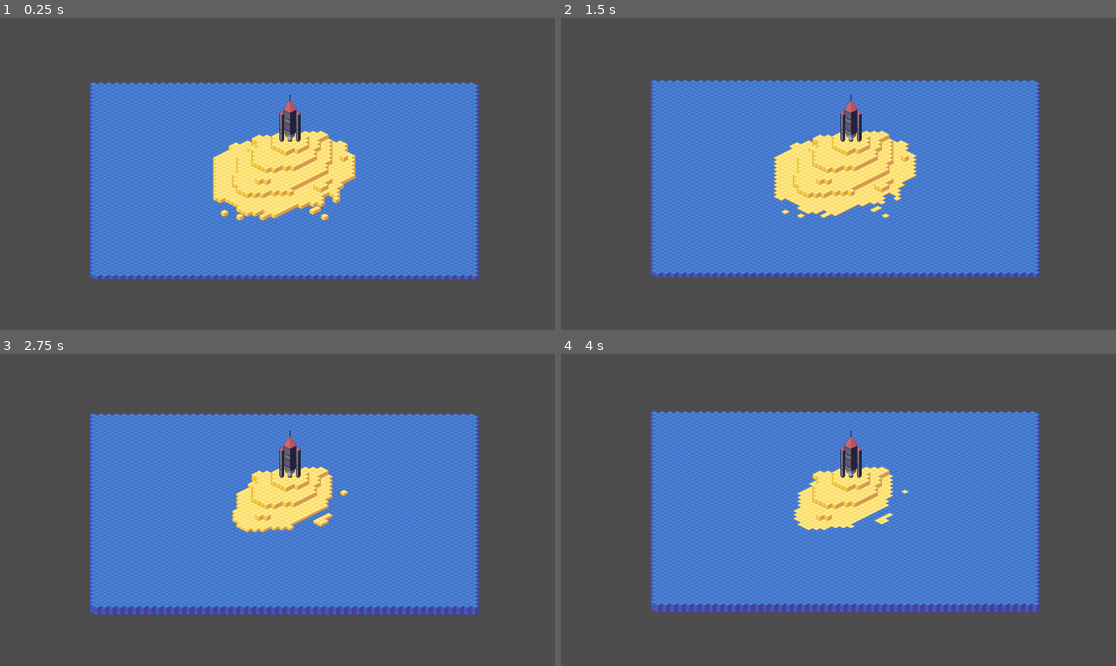
Above: before the commit, frames 1-4 (two rows, left to right).
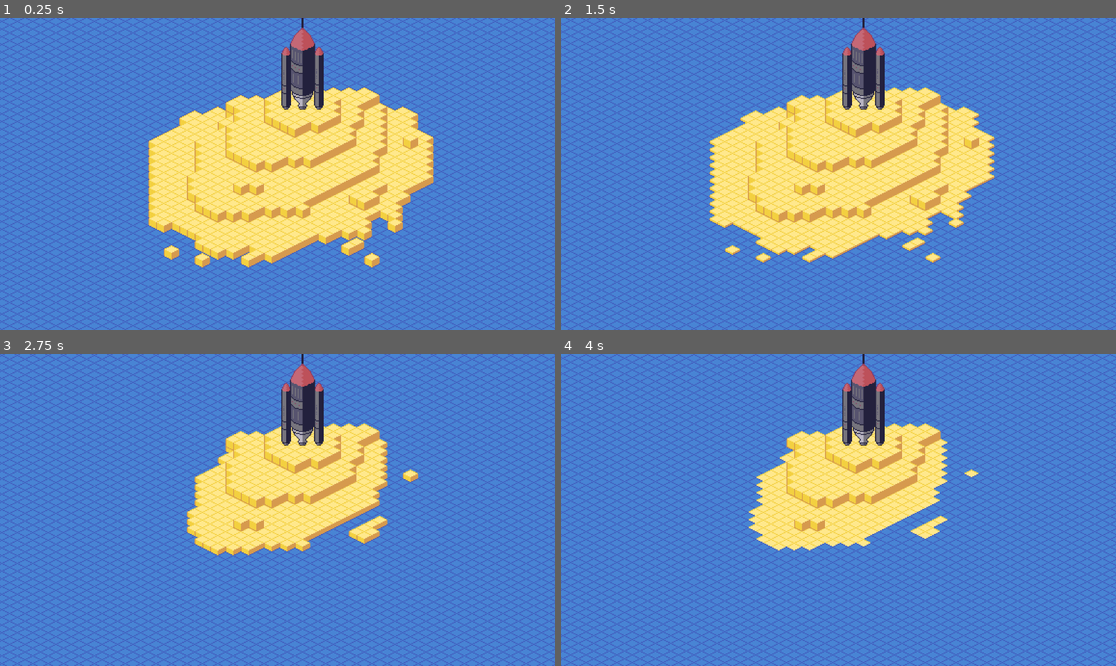
Above: after the commit, the same moments.

Repository: paul-maxime/rocket-of-sand
Game: Godot game, scene res://scenes/Island.tscn
The game is run twice, just before and just after one commit, with the same random seed, the same clock (stepped at 60 frames per second) and the same inputs.
Inputs (mouse positions are in pixels of both pictures, inside the frame that each line leads up to):
- Up to frame 1 (0.25 s): no input
- Up to frame 2 (1.5 s): move the mouse to (960, 158) at 0.52 s; click (960, 158) at 0.67 s; move the mouse to (727, 189) at 1.27 s; click (727, 189) at 1.42 s
- Up to frame 3 (2.75 s): move the mouse to (333, 441) at 2.02 s; click (333, 441) at 2.17 s
- Up to frame 4 (4 s): move the mouse to (810, 572) at 2.77 s; click (810, 572) at 2.92 s; move the mouse to (1005, 556) at 3.52 s; click (1005, 556) at 3.67 s

The runs differ from the first frame. In frame 1, 82% of the frame differs, in the area x 0-100%, y 0-100%; in frame 2, 82%; in frame 3, 74%; in frame 4, 75%.

Commit message:
Water level update is now a shader

Diff:
--- /dev/null
+++ b/materials/water.tres
@@ -0,0 +1,61 @@
+[gd_resource type="VisualShader" load_steps=5 format=3 uid="uid://dhfq56v0cy420"]
+
+[sub_resource type="VisualShaderNodeIntParameter" id="VisualShaderNodeIntParameter_sfuvb"]
+parameter_name = "Offset"
+default_value_enabled = true
+
+[sub_resource type="VisualShaderNodeInput" id="VisualShaderNodeInput_qauag"]
+input_name = "vertex"
+
+[sub_resource type="VisualShaderNodeVectorOp" id="VisualShaderNodeVectorOp_e3c4g"]
+default_input_values = [0, Vector2(0, 0), 1, Vector2(0, 0)]
+op_type = 0
+
+[sub_resource type="VisualShaderNodeVectorCompose" id="VisualShaderNodeVectorCompose_r8eva"]
+op_type = 0
+
+[resource]
+code = "shader_type canvas_item;
+render_mode blend_mix;
+
+uniform int Offset = 0;
+
+
+
+void vertex() {
+// Input:3
+	vec2 n_out3p0 = VERTEX;
+
+
+// IntParameter:2
+	int n_out2p0 = Offset;
+
+
+// VectorCompose:5
+	float n_in5p0 = 0.00000;
+	vec2 n_out5p0 = vec2(n_in5p0, float(n_out2p0));
+
+
+// VectorOp:4
+	vec2 n_out4p0 = n_out3p0 + n_out5p0;
+
+
+// Output:0
+	VERTEX = n_out4p0;
+
+
+}
+"
+graph_offset = Vector2(-827.566, -122.227)
+mode = 1
+flags/light_only = false
+nodes/vertex/0/position = Vector2(-220, 40)
+nodes/vertex/2/node = SubResource("VisualShaderNodeIntParameter_sfuvb")
+nodes/vertex/2/position = Vector2(-1040, 120)
+nodes/vertex/3/node = SubResource("VisualShaderNodeInput_qauag")
+nodes/vertex/3/position = Vector2(-880, -60)
+nodes/vertex/4/node = SubResource("VisualShaderNodeVectorOp_e3c4g")
+nodes/vertex/4/position = Vector2(-540, -20)
+nodes/vertex/5/node = SubResource("VisualShaderNodeVectorCompose_r8eva")
+nodes/vertex/5/position = Vector2(-760, 120)
+nodes/vertex/connections = PackedInt32Array(3, 0, 4, 0, 2, 0, 5, 1, 5, 0, 4, 1, 4, 0, 0, 0)
--- a/scenes/Island.tscn
+++ b/scenes/Island.tscn
@@ -1,10 +1,23 @@
-[gd_scene load_steps=8 format=3 uid="uid://dkgkeifm26gm7"]
+[gd_scene load_steps=12 format=3 uid="uid://dkgkeifm26gm7"]
 
+[ext_resource type="Shader" uid="uid://dhfq56v0cy420" path="res://materials/water.tres" id="1_14h4f"]
 [ext_resource type="Texture2D" uid="uid://bxeq6n0odpdc6" path="res://resources/Tileset.png" id="1_n6nwv"]
 [ext_resource type="Script" path="res://scripts/Water.gd" id="2_81so0"]
 [ext_resource type="Script" path="res://scripts/Camera.gd" id="3_3o8jx"]
 [ext_resource type="Script" path="res://scripts/GameManager.gd" id="3_5rtui"]
 [ext_resource type="Texture2D" uid="uid://co1dhywe57swo" path="res://resources/rocket.png" id="4_2y4em"]
+
+[sub_resource type="ShaderMaterial" id="ShaderMaterial_58061"]
+shader = ExtResource("1_14h4f")
+shader_parameter/Offset = 0
+
+[sub_resource type="ShaderMaterial" id="ShaderMaterial_1w3ia"]
+shader = ExtResource("1_14h4f")
+shader_parameter/Offset = 0
+
+[sub_resource type="ShaderMaterial" id="ShaderMaterial_h5o2t"]
+shader = ExtResource("1_14h4f")
+shader_parameter/Offset = 0
 
 [sub_resource type="TileSetAtlasSource" id="TileSetAtlasSource_47n1r"]
 texture = ExtResource("1_n6nwv")
@@ -13,15 +26,18 @@
 0:0/0/terrain_set = 0
 0:0/0/terrain = 0
 1:0/0 = 0
-1:0/0/texture_origin = Vector2i(0, 2)
+1:0/0/texture_origin = Vector2i(0, 4)
+1:0/0/material = SubResource("ShaderMaterial_58061")
 1:0/0/terrain_set = 0
 1:0/0/terrain = 1
 2:0/0 = 0
-2:0/0/texture_origin = Vector2i(0, 2)
+2:0/0/texture_origin = Vector2i(0, 4)
+2:0/0/material = SubResource("ShaderMaterial_1w3ia")
 2:0/0/terrain_set = 0
 2:0/0/terrain = 1
 3:0/0 = 0
-3:0/0/texture_origin = Vector2i(0, 2)
+3:0/0/texture_origin = Vector2i(0, 4)
+3:0/0/material = SubResource("ShaderMaterial_h5o2t")
 3:0/0/terrain_set = 0
 3:0/0/terrain = 1
 
@@ -76,6 +92,7 @@
 
 [node name="Camera2D" type="Camera2D" parent="."]
 offset = Vector2(-10, -10)
+zoom = Vector2(2, 2)
 script = ExtResource("3_3o8jx")
 
 [node name="GameManager" type="Node" parent="."]
--- a/scripts/Camera.gd
+++ b/scripts/Camera.gd
@@ -1,6 +1,6 @@
 extends Camera2D
 
-var current_zoom = 1
+var current_zoom = 2
 var current_delta = Vector2()
 
 func _unhandled_input(event):
--- a/scripts/GameManager.gd
+++ b/scripts/GameManager.gd
@@ -10,4 +10,4 @@
 	if (time >= game_duration / (water.get_layers_count() - 1)):
 		time -= game_duration / (water.get_layers_count() - 1)
 		water.increase_water_level()
-	water.update_water_offset(time / (game_duration / (water.get_layers_count() - 1)))
+	water.update_water_offset(1 - time / (game_duration / (water.get_layers_count() - 1)))
--- a/scripts/Water.gd
+++ b/scripts/Water.gd
@@ -3,19 +3,18 @@
 var water_level = -1
 var grid = Vector2i(50, 100)
 var offset_max = 8
-var current_offset = 0
+var water_material
 
 # Called when the node enters the scene tree for the first time.
 func _ready():
-	update_water_offset(1)
+	water_material = tile_set.get_source(1).get_tile_data(Vector2i(1, 0), 0).material
+	update_water_offset(0)
 	increase_water_level()
 
 func update_water_offset(percent):
-	var new_offset = clamp(floor(percent * offset_max), 0, offset_max)
-	if (new_offset != current_offset):
-		current_offset = new_offset
-		var tile = tile_set.get_source(1).get_tile_data(Vector2i(1, 0), 0)
-		tile.set_texture_origin(Vector2i(0, current_offset - 3))
+	if (water_level < get_layers_count() - 1):
+		percent = clamp(percent, 0, 1)
+		water_material.set_shader_parameter('Offset', floor(percent * offset_max))
 
 func increase_water_level():
 	if (water_level + 1 >= get_layers_count()):
